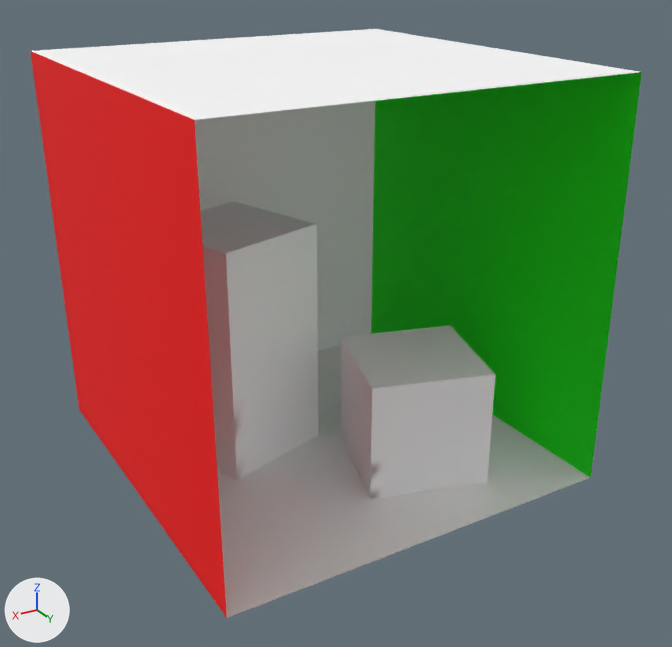
Before and after pictures for a commit that changed the OBJ model Radiosity/models/cornell_tess4.obj.
Both versions are drawn from a camera (50 mm lens) standing at (871.0, 766.0, 707.0) and looking at (269.0, -239.0, 204.0). Arrows for +X, +Y and +Z are at lower left; the lights stay in place. Where no turn or scale is listed for an object, it has been applied to the vertices.

In view in the first picture: 'back_wall', 'ceiling', 'floor', 'green_wall', 'red_wall', 'short_block', 'tall_block'.
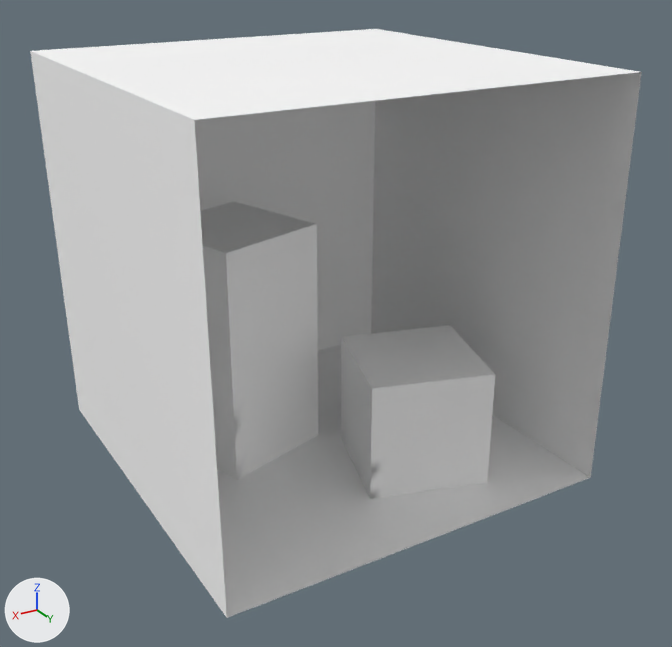
What changed in the scene script:
```text
Change me_green_wall:
    where me_green_wall.from_pydata(...)  # 289 vertices, 512 faces; spans x 0.0, y -559.0..0.0, z 0.0..549.0
    remove me_green_wall.materials.append(mat_green)  # green #00ff00
    add me_green_wall.materials.append(mat_white)  # white #ffffff
Change me_red_wall:
    where me_red_wall.from_pydata(...)  # 289 vertices, 512 faces; spans x 550.0..556.0, y -559.0..0.0, z 0.0..549.0
    remove me_red_wall.materials.append(mat_red)  # red #ff0000
    add me_red_wall.materials.append(mat_white)  # white #ffffff
```

Where the change shows, as pixel boxes (x1, y1, x2, y2) in the pictures (672 x 647 px):
'green_wall', recoloured (green to white)
    both: (371, 72, 642, 478)
'red_wall', recoloured (red to white)
    both: (30, 51, 227, 618)
